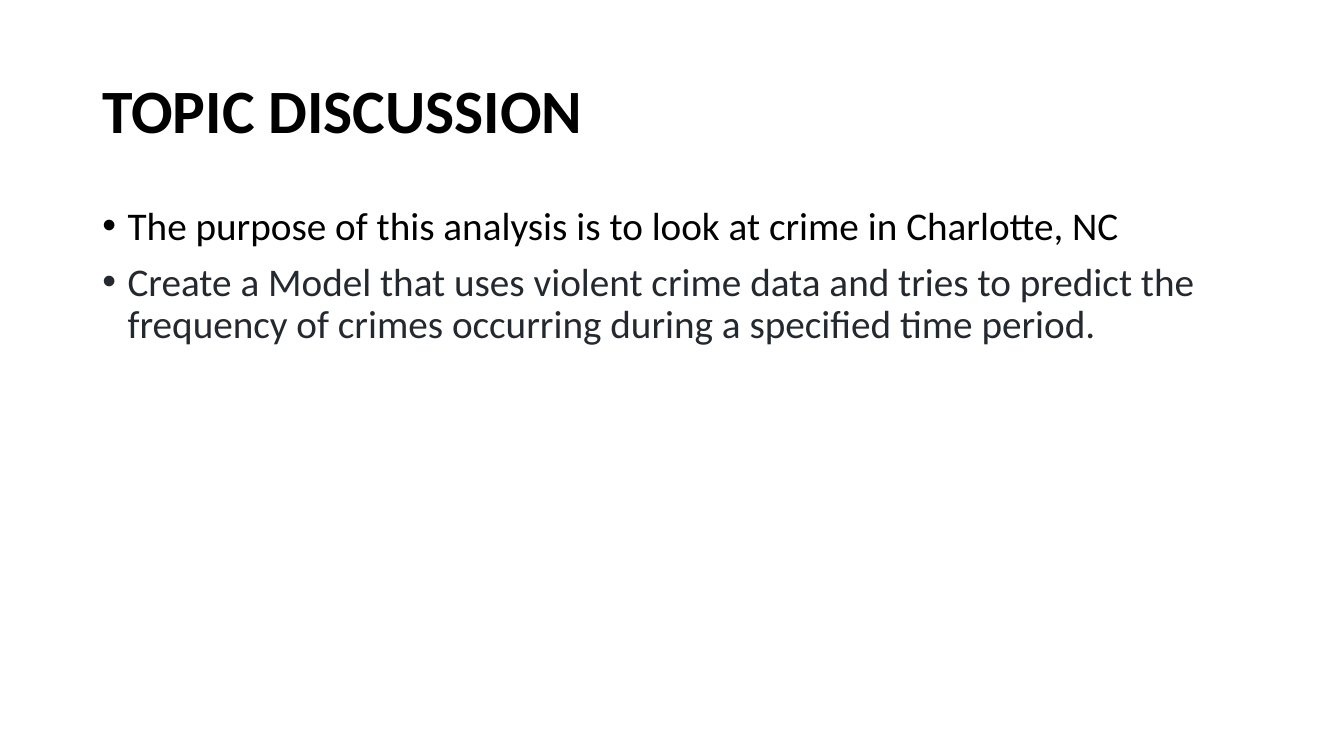
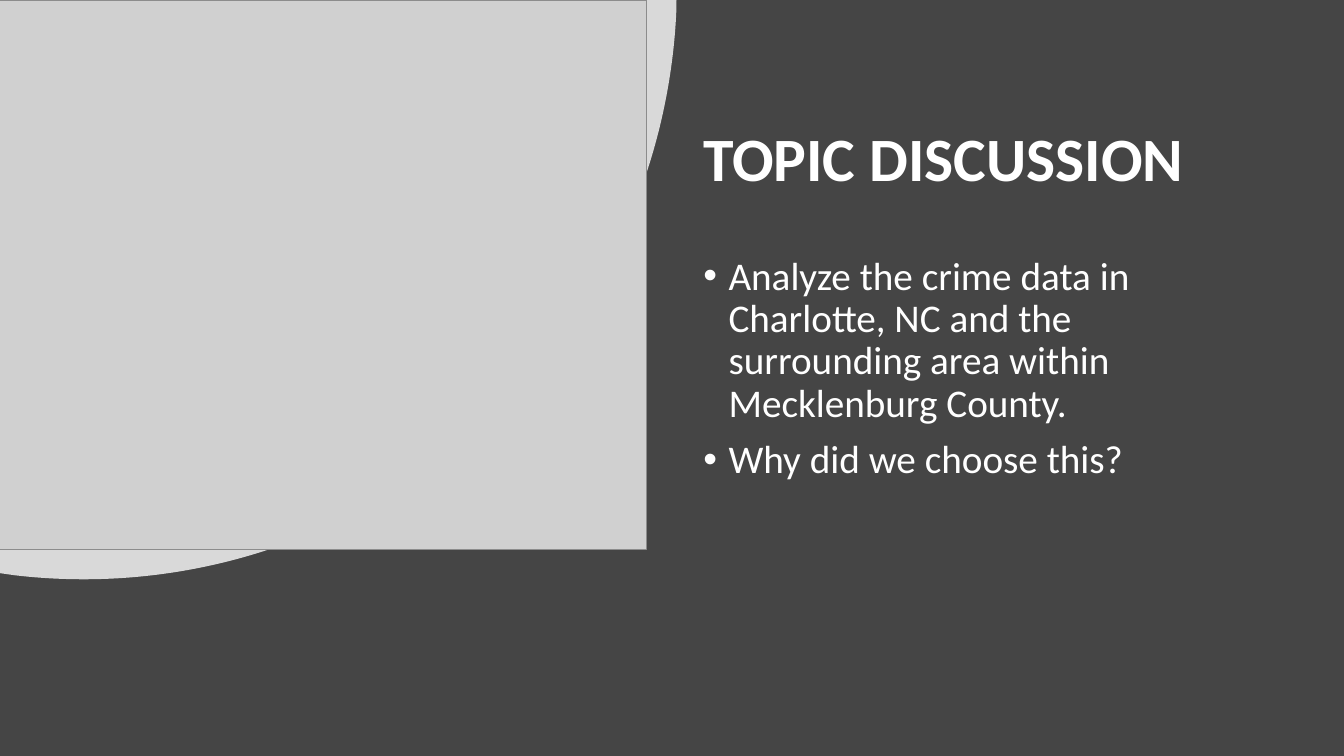
Before and after one commit to Kcav18/Final_Project, a slide deck: slide 2 of Final Presentation.pptx. Drawn at 1344x756 pixels with LibreOffice and Linux fonts; fonts in the diff are those of the drawing; grey boxes stand for pictures. Boxes give left, top, right and bottom in pixels: in the first picture for what was removed or moved away, otherwise in the second. Text is boxed around its words. In the diff, an @@ line names an element or a change of style, - is before the commit and + after.

```diff
--- a/Final Presentation.pptx
+++ b/Final Presentation.pptx
@@ background #FFFFFF to #454545 @@
@@ freeform shape added at [0,0,677,580], fill #FFFFFF at 80% opacity @@
@@ picture added at [0,0,646,549] @@
@@ title "TOPIC DISCUSSION": place and size @@
-title "TOPIC DISCUSSION" at [102,92,583,134]
+title "TOPIC DISCUSSION" at [703,140,1183,182]
@@ title "TOPIC DISCUSSION" at [703,140,1183,182]: text colour #000000 to #FFFFFF @@
@@ text at [729,263,1130,480]: text changed; text colour #24292F to #FFFFFF @@
-• The purpose of this analysis is to look at crime in Charlotte, NC
-• Create a Model that uses violent crime data and tries to predict the frequency of crimes occurring during a specified time period.
+• Analyze the crime data in Charlotte, NC and the surrounding area within Mecklenburg County.
+• Why did we choose this?
```
Also in this commit, not shown: 8 other slides changed.
